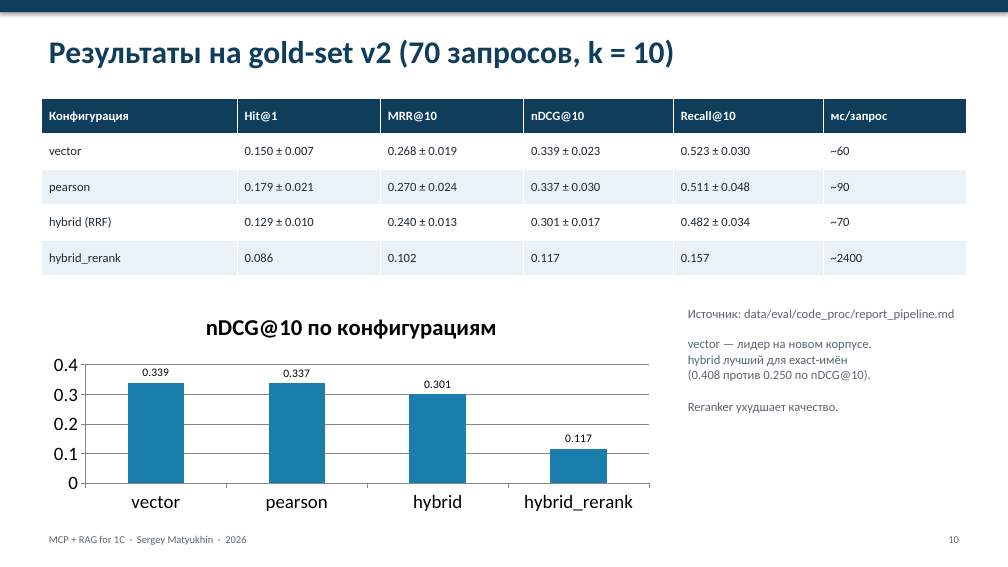
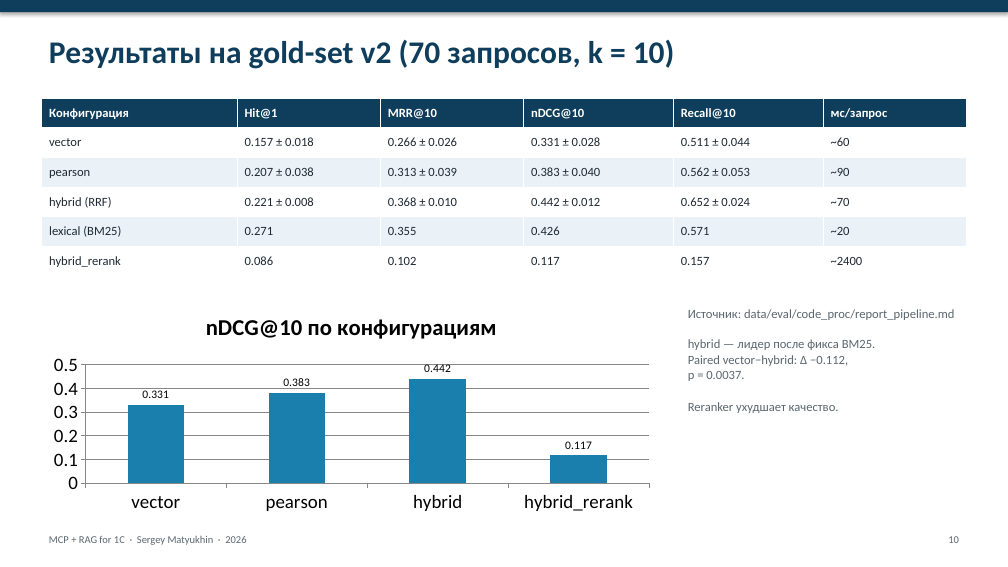
Before and after one commit to Smaturus/1c-mcp-rag-search, a slide deck: slide 10 of docs/presentation/1c-mcp-rag-search-slides.pptx. Drawn at 1008x567 pixels with LibreOffice and Linux fonts; fonts in the diff are those of the drawing. Boxes give left, top, right and bottom in pixels: in the first picture for what was removed or moved away, otherwise in the second. Text is boxed around its words. In the diff, an @@ line names an element or a change of style, - is before the commit and + after.

Commit message:
fix(bm25): split CamelCase identifiers and rebuild lexical index
CamelCase/snake_case splitting keeps the original token and adds parts, so natural queries match identifiers such as ZаказПокупателя. Rebuilt bm25_all: 179586 docs, 236320 terms, 81 MB.

v2 dev, 4 runs: hybrid 0.442 +/- 0.012 vs vector 0.331 +/- 0.028 (p=0.0037). v3 hold-out, 3 runs: hybrid 0.217 vs vector 0.208 (p=0.635). ADR 0009 rejected; ADR 0010 accepted; reports, README and decks updated.

```diff
--- a/docs/presentation/1c-mcp-rag-search-slides.pptx
+++ b/docs/presentation/1c-mcp-rag-search-slides.pptx
@@ table at (42,98,967,276) @@
-row 2: vector | 0.150 ± 0.007 | 0.268 ± 0.019 | 0.339 ± 0.023 | 0.523 ± 0.030 | ~60
-row 3: pearson | 0.179 ± 0.021 | 0.270 ± 0.024 | 0.337 ± 0.030 | 0.511 ± 0.048 | ~90
-row 4: hybrid (RRF) | 0.129 ± 0.010 | 0.240 ± 0.013 | 0.301 ± 0.017 | 0.482 ± 0.034 | ~70
+row 2: vector | 0.157 ± 0.018 | 0.266 ± 0.026 | 0.331 ± 0.028 | 0.511 ± 0.044 | ~60
+row 3: pearson | 0.207 ± 0.038 | 0.313 ± 0.039 | 0.383 ± 0.040 | 0.562 ± 0.053 | ~90
+row 4: hybrid (RRF) | 0.221 ± 0.008 | 0.368 ± 0.010 | 0.442 ± 0.012 | 0.652 ± 0.024 | ~70
+row 5: lexical (BM25) | 0.271 | 0.355 | 0.426 | 0.571 | ~20
@@ column chart at (42,299,662,518) @@
@@ Series 1, vector: 0.339 to 0.331 @@
@@ Series 1, pearson: 0.337 to 0.383 @@
@@ Series 1, hybrid: 0.301 to 0.442 @@
@@ text at (688,309,954,413): text changed @@
-Источник: data/eval/code_proc/report_pipeline.md
-vector — лидер на новом корпусе.
-hybrid лучший для exact-имён
-(0.408 против 0.250 по nDCG@10).
-Reranker ухудшает качество.
+Источник: data/eval/code_proc/report_pipeline.md
+hybrid — лидер после фикса BM25.
+Paired vector−hybrid: Δ −0.112,
+p = 0.0037.
+Reranker ухудшает качество.
```
Also in this commit, not shown: 5 other slides changed, 36 other files.
